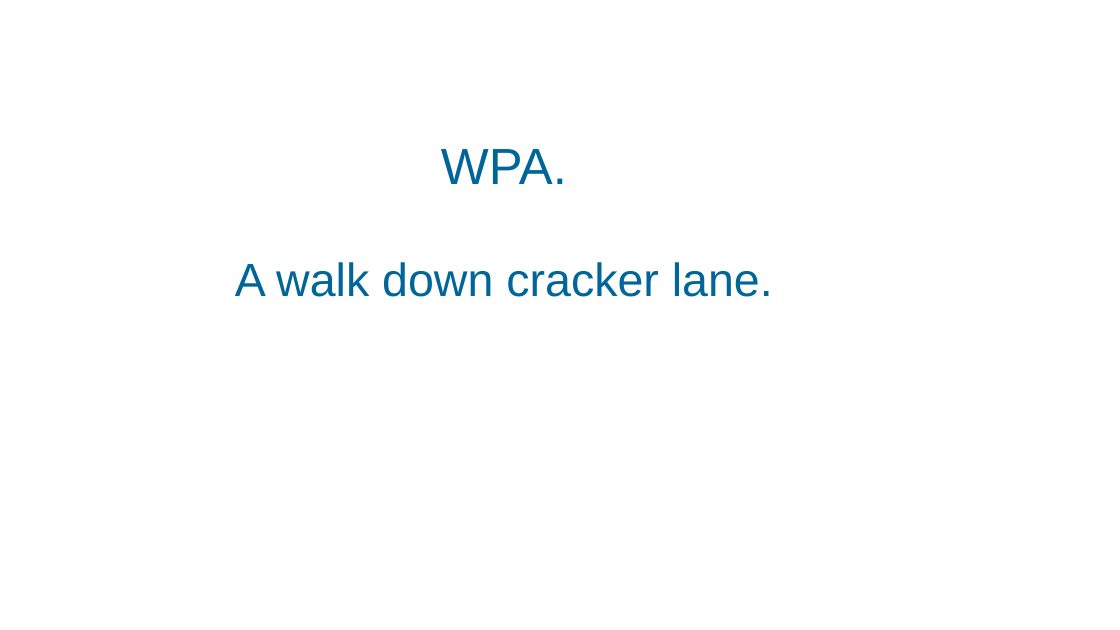
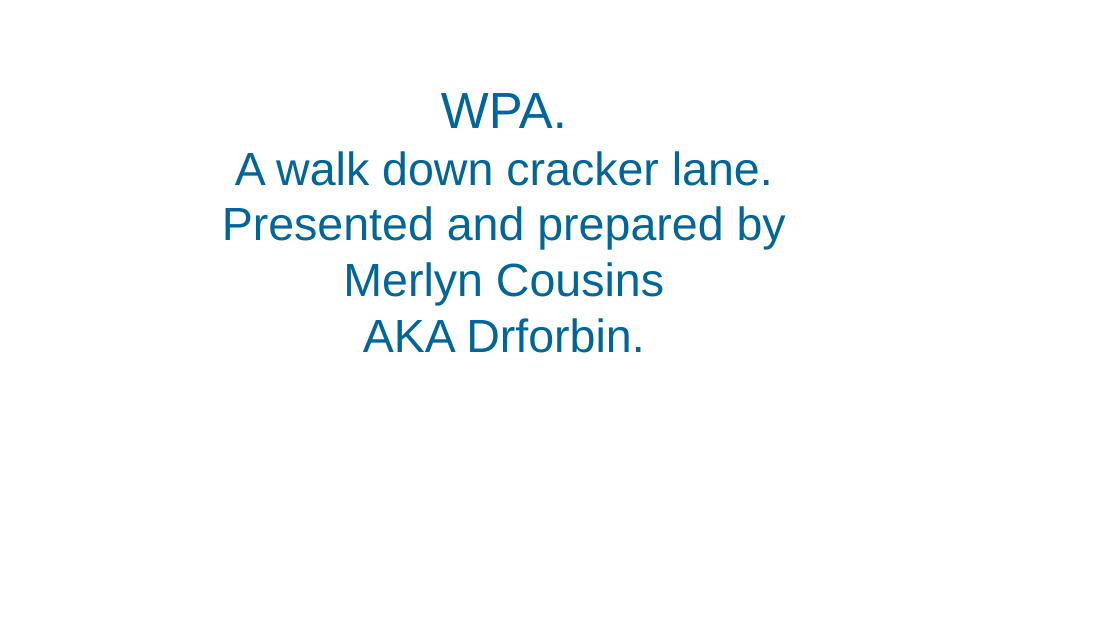
Before and after one commit to drforbin/WPA_crack_lecture, a slide deck: slide 1 of Merlyn_WPA_Crack_Hist_rev2.odp. Drawn at 1120x630 pixels with LibreOffice and Linux fonts; fonts in the diff are those of the drawing; background and template pictures are left out. Boxes give left, top, right and bottom in pixels: in the first picture for what was removed or moved away, otherwise in the second. Text is boxed around its words. In the diff, an @@ line names an element or a change of style, - is before the commit and + after.

```diff
--- a/Merlyn_WPA_Crack_Hist_rev2.odp
+++ b/Merlyn_WPA_Crack_Hist_rev2.odp
@@ title at box(222, 93, 786, 353): text changed @@
-WPA.
-A walk down cracker lane.
+WPA.
+A walk down cracker lane.
+Presented and prepared by
+Merlyn Cousins
+AKA Drforbin.
```
Also in this commit, not shown: 1 other slide changed, 14 other files.
